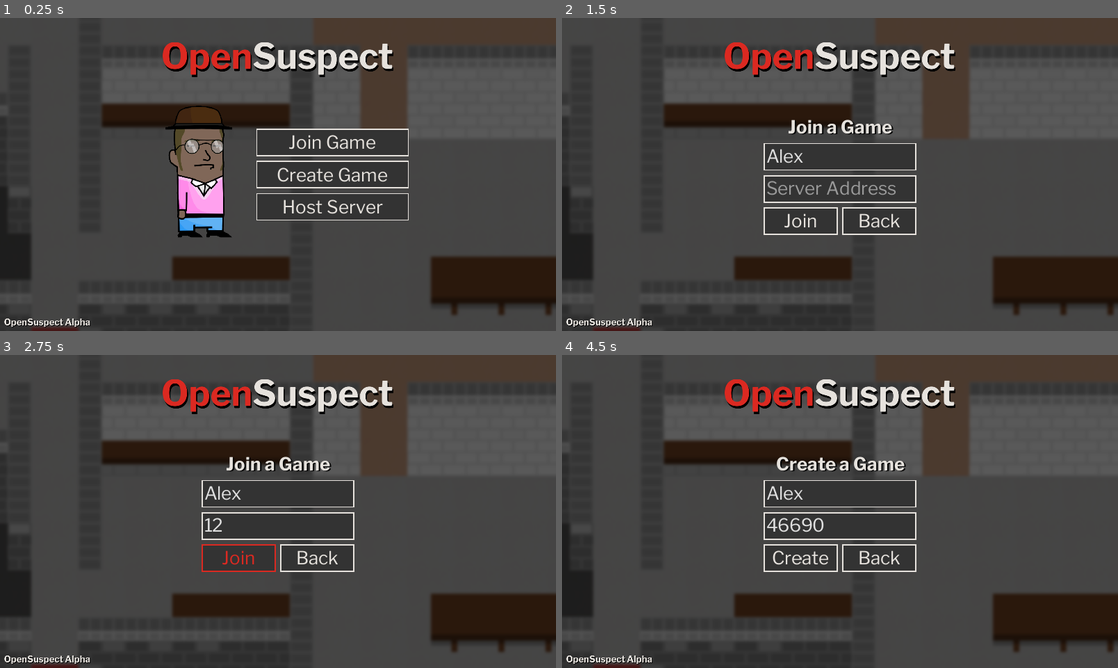
Above: before the commit, frames 1-4 (two rows, left to right).
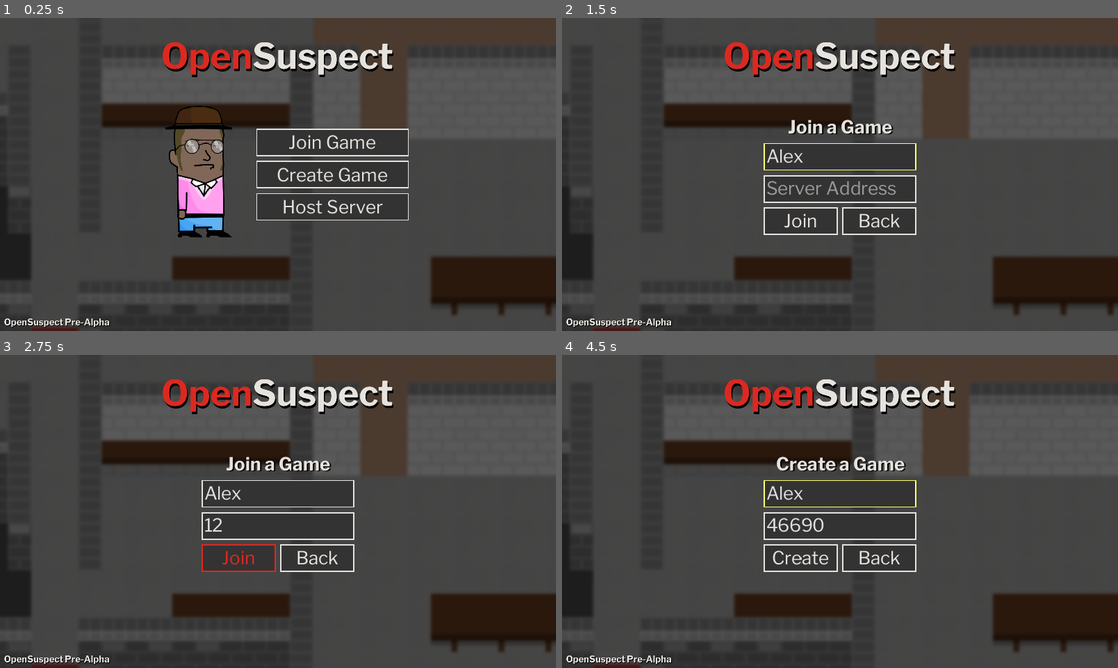
Above: after the commit, the same moments.

Repository: opensuspect/opensuspect
Game: Godot game, scene res://ui_elements/mainmenu.tscn
The game is run twice, just before and just after one commit, with the same random seed, the same clock (stepped at 60 frames per second) and the same inputs.
Inputs (mouse positions are in pixels of both pictures, inside the frame that each line leads up to):
- Up to frame 1 (0.25 s): no input
- Up to frame 2 (1.5 s): click "Join Game" at 0.5 s; click (840, 155) at 1.27 s; type "Alex" at 1.35 s
- Up to frame 3 (2.75 s): click (278, 527) at 1.5 s; type "12" at 1.58 s; click "Join" at 2 s
- Up to frame 4 (4.5 s): click "Back" at 2.75 s; click "Create Game" at 3.5 s; click (840, 492) at 4.27 s; type "Alex" at 4.35 s

The runs differ from the first frame. In frame 1, 0.1% of the frame differs, in the area x 11-20%, y 96-99%; in frame 2, 0.3%, in the area x 11-64%, y 40-99%; in frame 3, 0.1%; in frame 4, 0.3%.
Error before the commit: Assertion failed: Game start not implemented yet (res://ui_elements/mainmenu.gd:46)
Error after the commit: Assertion failed: Game start not implemented yet (res://ui_elements/mainmenu.gd:59)

Commit message:
Adds accent colours, enter to join

Diff:
--- a/src/ui_elements/mainmenu.gd
+++ b/src/ui_elements/mainmenu.gd
@@ -2,6 +2,8 @@
 
 # --Variables--
 enum MenuType {MAIN, JOIN, CREATE, SERVER}
+
+var menu
 
 onready var main_menu: Control = $MainMenu
 onready var join_menu: Control = $Join
@@ -10,19 +12,28 @@
 
 # --Interface--
 func _ready():
-	set_Visible_Menu(MenuType.MAIN)
+	menu = MenuType.MAIN
+	set_Visible_Menu(menu)
+
+func _input(event):
+	if event.is_action_pressed("ui_accept"):
+		join_Event(menu)
 
 func _on_Back_pressed():
-	set_Visible_Menu(MenuType.MAIN)
+	menu = MenuType.MAIN
+	set_Visible_Menu(menu)
 
 func _on_GameJoinButton_pressed() -> void:
-	set_Visible_Menu(MenuType.JOIN)
+	menu = MenuType.JOIN
+	set_Visible_Menu(menu)
 
 func _on_GameCreateButton_pressed() -> void:
-	set_Visible_Menu(MenuType.CREATE)
+	menu = MenuType.CREATE
+	set_Visible_Menu(menu)
 
 func _on_ServerStartButton_pressed() -> void:
-	set_Visible_Menu(MenuType.SERVER)
+	menu = MenuType.SERVER
+	set_Visible_Menu(menu)
 
 func _on_AppQuitButton_pressed() -> void:
 	get_tree().quit()
@@ -42,11 +53,18 @@
 	server_menu.visible = false
 
 # --Backend--
+func join_Event(menu):
+	match menu:
+		MenuType.MAIN: pass
+		MenuType.JOIN: assert(false, "Game start not implemented yet")
+		MenuType.CREATE: assert(false, "Game start not implemented yet")
+		MenuType.SERVER: assert(false, "Game start not implemented yet")
+
 func _on_Join_pressed() -> void:
-	assert(false, "Game start not implemented yet")
+	join_Event(menu)
 
 func _on_Create_pressed() -> void:
-	assert(false, "Game start not implemented yet")
+	join_Event(menu)
 
 func _on_Server_pressed():
-	assert(false, "Game start not implemented yet")
+	join_Event(menu)
--- a/src/ui_elements/mainmenu.tscn
+++ b/src/ui_elements/mainmenu.tscn
@@ -40,6 +40,7 @@
 texture = ExtResource( 5 )
 
 [node name="MainMenu" type="HBoxContainer" parent="."]
+visible = false
 anchor_left = 0.5
 anchor_top = 0.5
 anchor_right = 0.5
@@ -109,7 +110,6 @@
 text = "Host Server"
 
 [node name="Join" type="VBoxContainer" parent="."]
-visible = false
 anchor_left = 0.5
 anchor_top = 0.5
 anchor_right = 0.5
@@ -303,7 +303,7 @@
 margin_bottom = 27.0
 rect_scale = Vector2( 0.5, 0.5 )
 theme = ExtResource( 1 )
-text = "OpenSuspect Alpha"
+text = "OpenSuspect Pre-Alpha"
 __meta__ = {
 "_edit_use_anchors_": false
 }
--- a/src/ui_elements/suspect_ui.tres
+++ b/src/ui_elements/suspect_ui.tres
@@ -18,18 +18,6 @@
 border_width_right = 4
 border_width_bottom = 4
 border_color = Color( 0.901961, 0.886275, 0.866667, 1 )
-
-[sub_resource type="StyleBoxFlat" id=7]
-content_margin_left = 8.0
-content_margin_right = 8.0
-content_margin_top = 8.0
-content_margin_bottom = 8.0
-bg_color = Color( 0.2, 0.2, 0.2, 1 )
-border_width_left = 4
-border_width_top = 4
-border_width_right = 4
-border_width_bottom = 4
-border_color = Color( 0.858824, 0.160784, 0.129412, 1 )
 
 [sub_resource type="StyleBoxFlat" id=4]
 content_margin_left = 8.0
@@ -75,6 +63,18 @@
 size = 64
 font_data = ExtResource( 2 )
 
+[sub_resource type="StyleBoxFlat" id=11]
+content_margin_left = 8.0
+content_margin_right = 8.0
+content_margin_top = 8.0
+content_margin_bottom = 8.0
+bg_color = Color( 0.2, 0.2, 0.2, 1 )
+border_width_left = 4
+border_width_top = 4
+border_width_right = 4
+border_width_bottom = 4
+border_color = Color( 0.992157, 0.996078, 0.447059, 1 )
+
 [sub_resource type="StyleBoxFlat" id=9]
 content_margin_left = 8.0
 content_margin_right = 8.0
@@ -107,7 +107,7 @@
 Button/colors/font_color_pressed = Color( 0.901961, 0.886275, 0.866667, 1 )
 Button/fonts/font = SubResource( 2 )
 Button/styles/disabled = SubResource( 5 )
-Button/styles/focus = SubResource( 7 )
+Button/styles/focus = SubResource( 4 )
 Button/styles/hover = SubResource( 4 )
 Button/styles/normal = SubResource( 3 )
 Button/styles/pressed = SubResource( 6 )
@@ -119,7 +119,7 @@
 Label/constants/shadow_offset_y = 4
 Label/fonts/font = SubResource( 1 )
 LineEdit/fonts/font = SubResource( 8 )
-LineEdit/styles/focus = SubResource( 9 )
+LineEdit/styles/focus = SubResource( 11 )
 LineEdit/styles/normal = SubResource( 9 )
 LineEdit/styles/read_only = SubResource( 10 )
 VBoxContainer/constants/separation = 16
